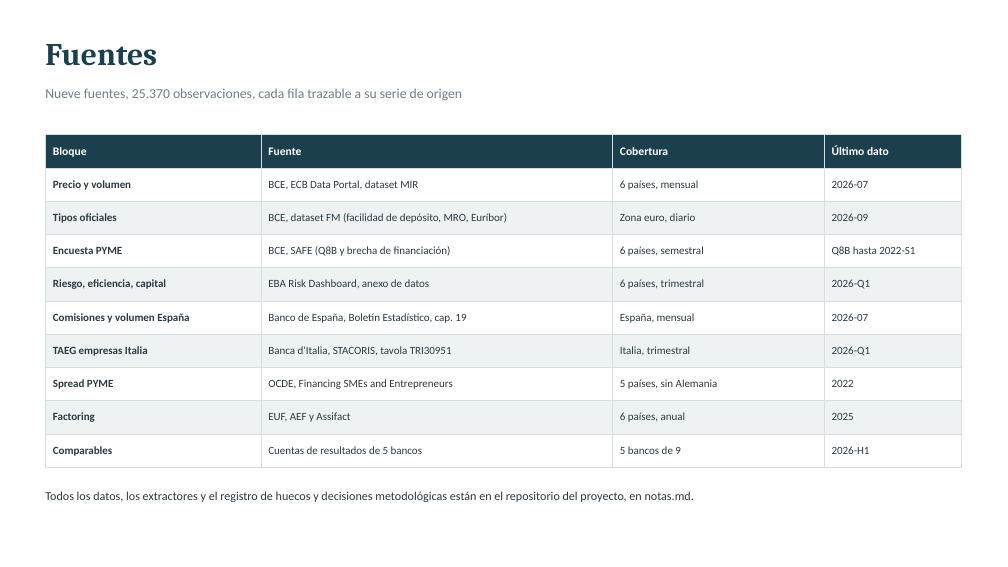
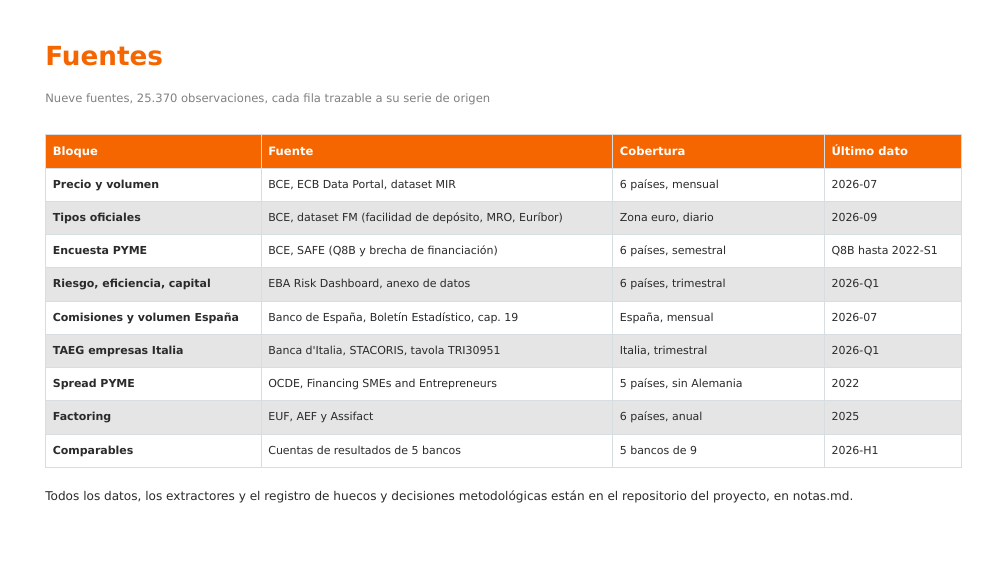
Before and after one commit to agomez2812-lang/sturdy-barnacle, a slide deck: slide 21 of pres/rentabilidad_pyme.pptx. Drawn at 1008x567 pixels with LibreOffice and Linux fonts; fonts in the diff are those of the drawing. Boxes give left, top, right and bottom in pixels: in the first picture for what was removed or moved away, otherwise in the second. Text is boxed around its words. In the diff, an @@ line names an element or a change of style, - is before the commit and + after.

```diff
--- a/pres/rentabilidad_pyme.pptx
+++ b/pres/rentabilidad_pyme.pptx
@@ text "Fuentes" at box(45, 46, 163, 66): size 30 to 25 pt, font Cambria to DejaVu Sans, text colour #1C3F4E to #F56600 @@
@@ text "Nueve fuentes, 25.370 observaciones, cada ..." at box(45, 93, 490, 104): size 13 to 11 pt, font Calibri to DejaVu Sans, text colour #6E7F88 to #818181 @@
@@ table at box(45, 135, 962, 461) @@
@@ fill #1C3F4E to #F56600 in row 1 @@
@@ fill #EEF2F3 to #E5E5E5 in 16 cells @@
@@ font Calibri to DejaVu Sans, text colour #2B3A42 to #2B2B2B @@
@@ text "Todos los datos, los extractores ..." at box(45, 490, 854, 503): font Calibri to DejaVu Sans, text colour #2B3A42 to #2B2B2B @@
```
Also in this commit, not shown: 20 other slides changed, 4 other files.
